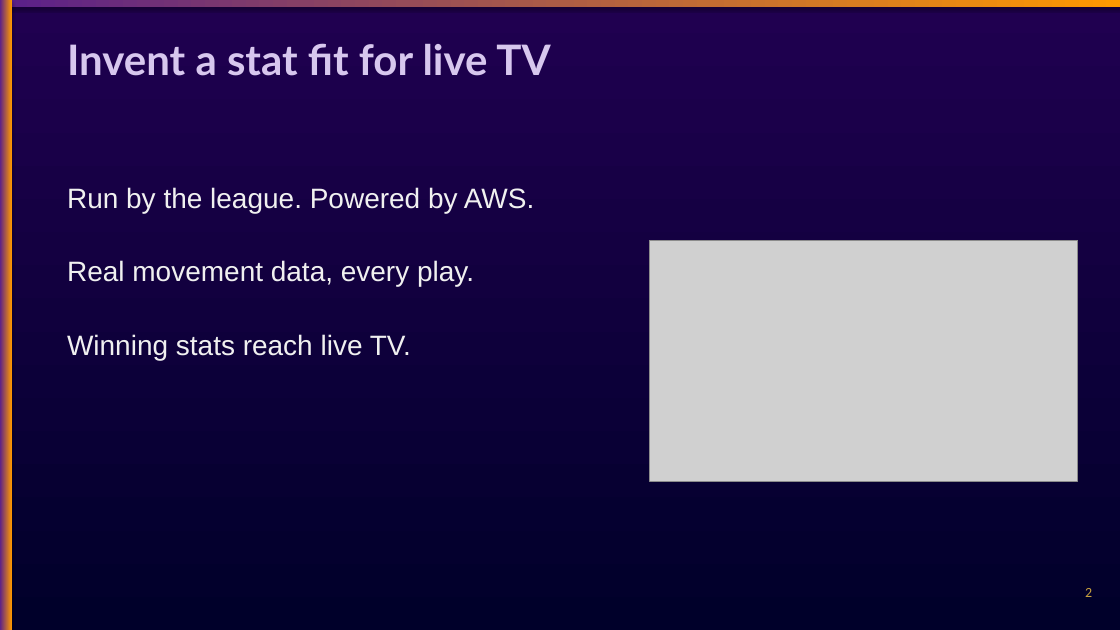
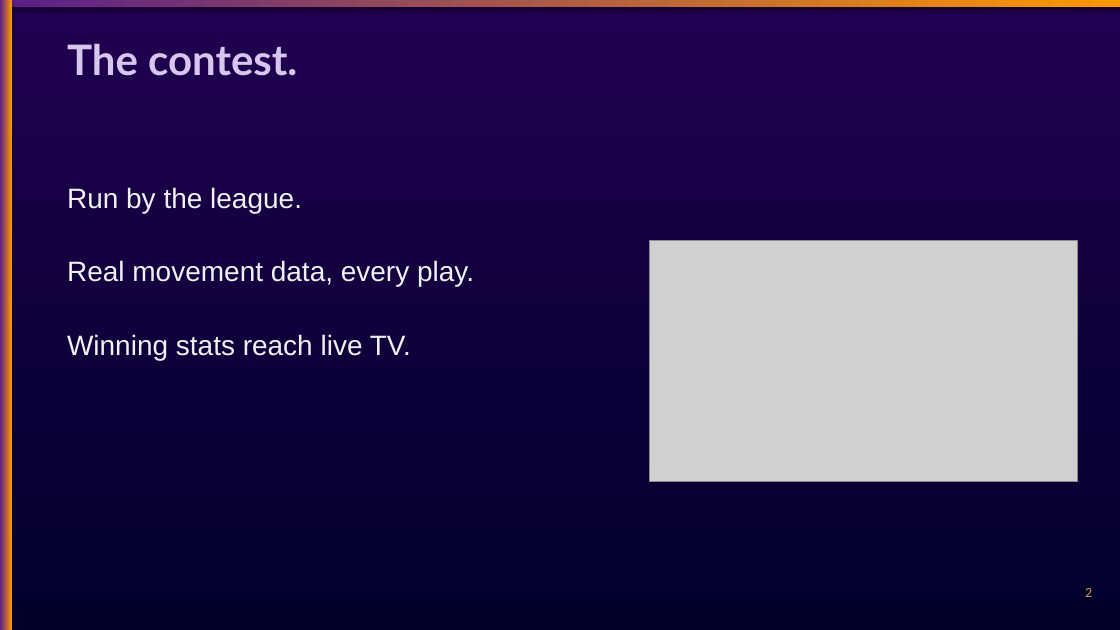
Before and after one commit to chasko-labs/nfl-big-data-bowl-2027, a slide deck: slide 2 of deck/unified.pptx. Drawn at 1120x630 pixels with LibreOffice and Linux fonts; fonts in the diff are those of the drawing; grey boxes stand for pictures. Boxes give left, top, right and bottom in pixels: in the first picture for what was removed or moved away, otherwise in the second. Text is boxed around its words. In the diff, an @@ line names an element or a change of style, - is before the commit and + after.

```diff
--- a/deck/unified.pptx
+++ b/deck/unified.pptx
@@ text at <box>67,44,297,76</box>: text changed @@
-Invent a stat fit for live TV
+The contest.
@@ text at <box>67,187,302,213</box>: text changed @@
-Run by the league. Powered by AWS.
+Run by the league.
```
Also in this commit, not shown: 1 other slide changed.
